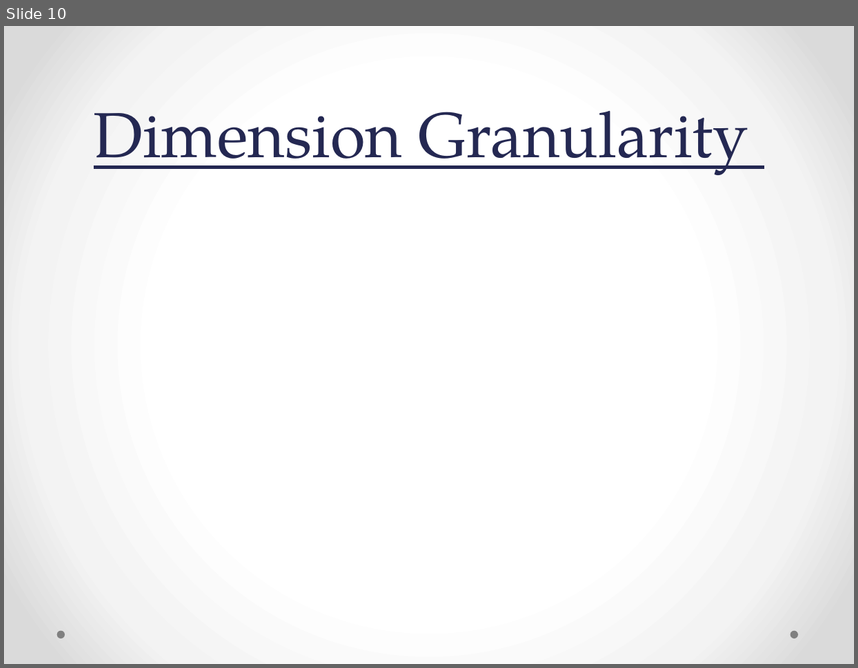
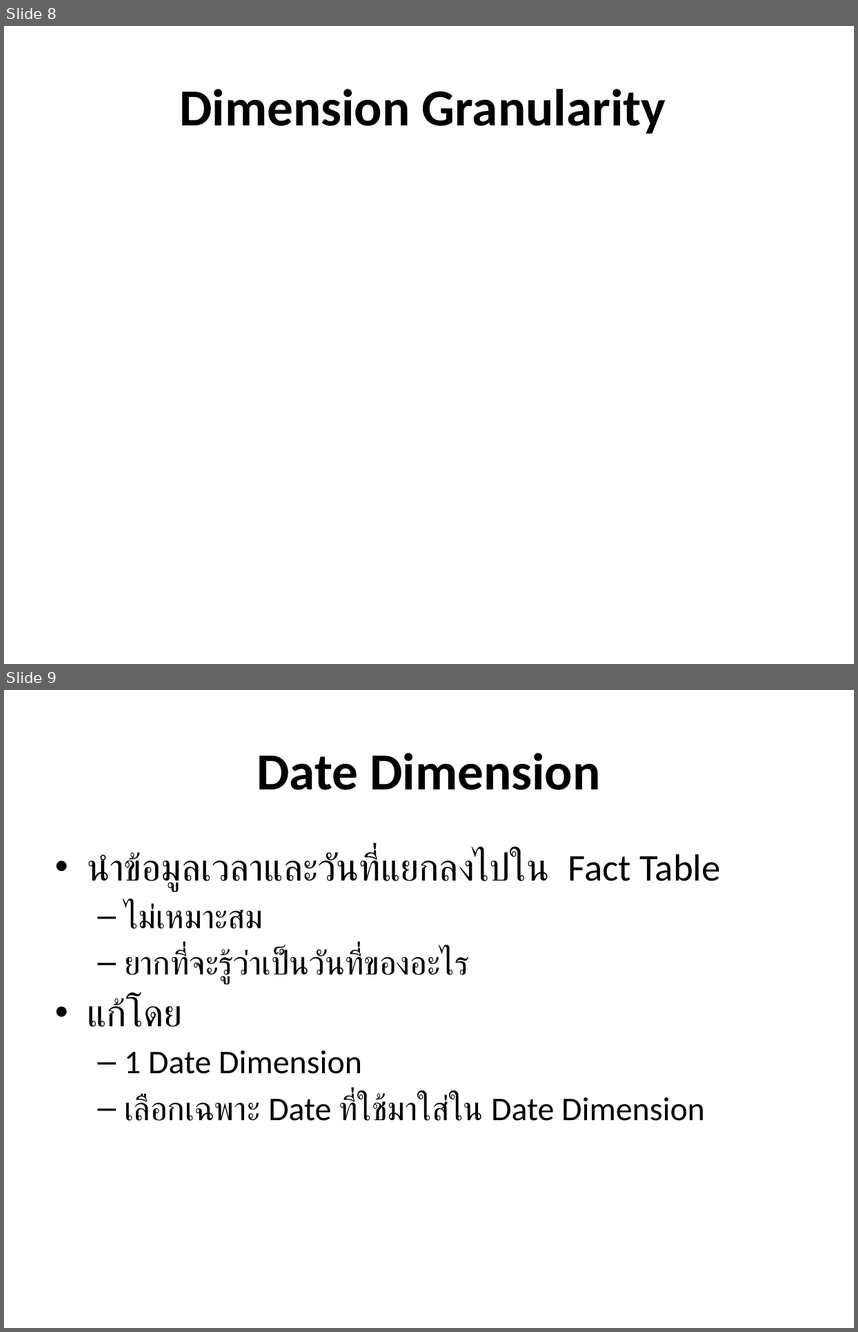
Before and after one commit to passzenith/passzenithproject, a slide deck: DW/Telecommunications and Utilities.pptx. Shown one above the other, each under a label of ours: slide 10 before the commit, slides 8 and 9 after it. The pictures are 858x668 and 858x1332 pixels, drawn with LibreOffice and Linux fonts; fonts in the diff are those of the drawing. Boxes give left, top, right and bottom in pixels: in the first picture for what was removed or moved away, otherwise in the second. Text is boxed around its words. In the diff, an @@ line names an element or a change of style, - is before the commit and + after.

```diff
--- a/DW/Telecommunications and Utilities.pptx
+++ b/DW/Telecommunications and Utilities.pptx
@@ slide 9 added at box(4, 690, 854, 1328), background #FFFFFF @@
@@ title added at box(257, 753, 601, 790), 44 pt, text #000000, bold @@
+Date Dimension
@@ text added at box(87, 851, 720, 1121), 28 pt, text #000000 @@
+• นำข้อมูลเวลาและวันที่แยกลงไปใน Fact Table
+  – ไม่เหมาะสม
+  – ยากที่จะรู้ว่าเป็นวันที่ของอะไร
+• แก้โดย
+  – 1 Date Dimension
+  – เลือกเฉพาะ Date ที่ใช้มาใส่ใน Date Dimension
@@ what was slide 10 is now slide 8 @@
@@ slide 8 changed as well @@
@@ background gradient #FFFFFF to #F4F4F4 to #DADADA to #FFFFFF @@
@@ title "Dimension Granularity": place and size @@
-title "Dimension Granularity" at box(94, 111, 749, 175)
+title "Dimension Granularity" at box(179, 89, 666, 134)
@@ title "Dimension Granularity" at box(179, 89, 666, 134): size 54 to 44 pt, font TeX Gyre Pagella to Calibri, text colour #242852 to #000000, bold on, underline off; line spacing 58pt to 1; vertical alignment bottom to middle @@
@@ ellipse removed at box(56, 630, 64, 638) @@
@@ ellipse removed at box(791, 630, 798, 638) @@
```
Also in this commit, not shown: 14 other slides changed, 24 other slides added, 22 slides removed.
